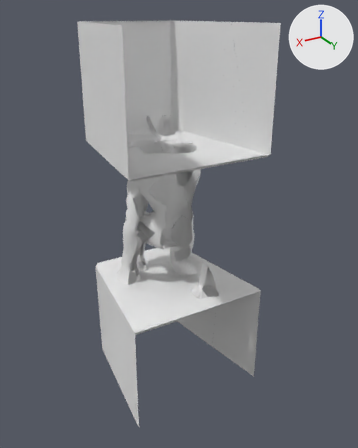
The glTF model public/Minoture/scene.gltf: old version first, new version second.
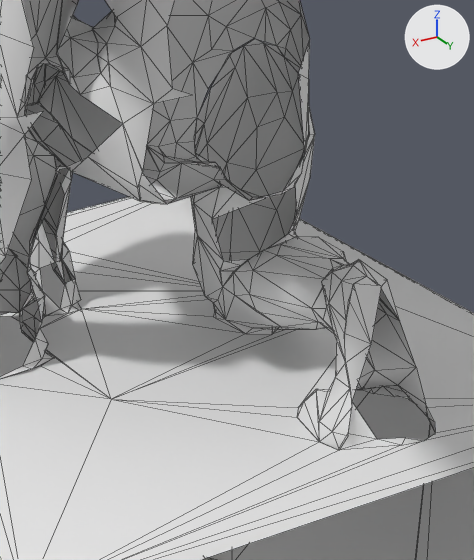
The first picture shows the older version from a 50 mm camera at (0.238, 0.41, 0.274) aimed at (-0.012, -0.007, 0.065). The close-ups show both versions on the part from 37% to 63% of the width and 46% to 72% of the height of that picture. The lights are fixed; the arrows at upper right show +X, +Y and +Z. The close-ups show mesh edges as thin lines. Where no turn or scale is listed for an object, it has been applied to the vertices. Vertices at the same position are counted once.

The first close-up shows 'SM_MinotaurStatue_M_Stone02_0'.
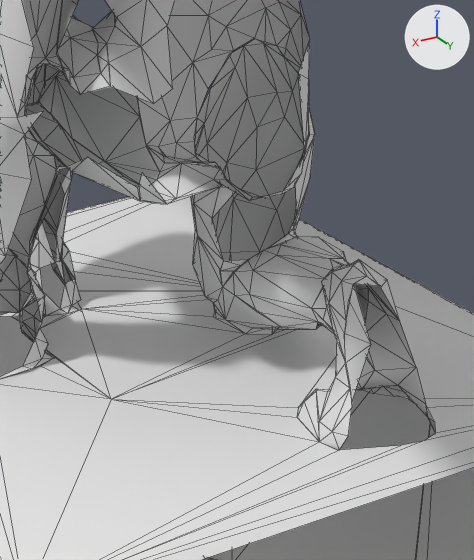
Diff of the bpy script that builds the scene:
```diff
--- a/public/Minoture/scene.gltf.py
+++ b/public/Minoture/scene.gltf.py
@@ me_sm_minotaurstatue_m_stone02_0 @@
 # used by ob_sm_minotaurstatue_m_stone02_0; location = (0.0, 0.0, 0.0)
-me_sm_minotaurstatue_m_stone02_0.from_pydata(...)  # 1398 vertices, 1956 faces; spans x -0.075..0.075, y -0.096..0.059, z -0.119..0.264
+me_sm_minotaurstatue_m_stone02_0.from_pydata(...)  # 1389 vertices, 1939 faces; spans x -0.075..0.075, y -0.096..0.059, z -0.119..0.264
+# me_sm_minotaurstatue_m_stone02_0 part 1
+# 9 vertices are removed from x -0.024..0.029, y -0.006..0.049, z 0.001..0.104
+# 21 faces are deleted
+# 4 new faces join them
 me_sm_minotaurstatue_m_stone02_0.materials.append(mat_m_stone02)
```

Location of each change, [x1, y1, x2, y2] in pixels of the close-ups (474 x 560 px):
part 1 of me_sm_minotaurstatue_m_stone02_0, cut back
    before: [81, 87, 474, 560]
    after: [121, 172, 474, 560]
